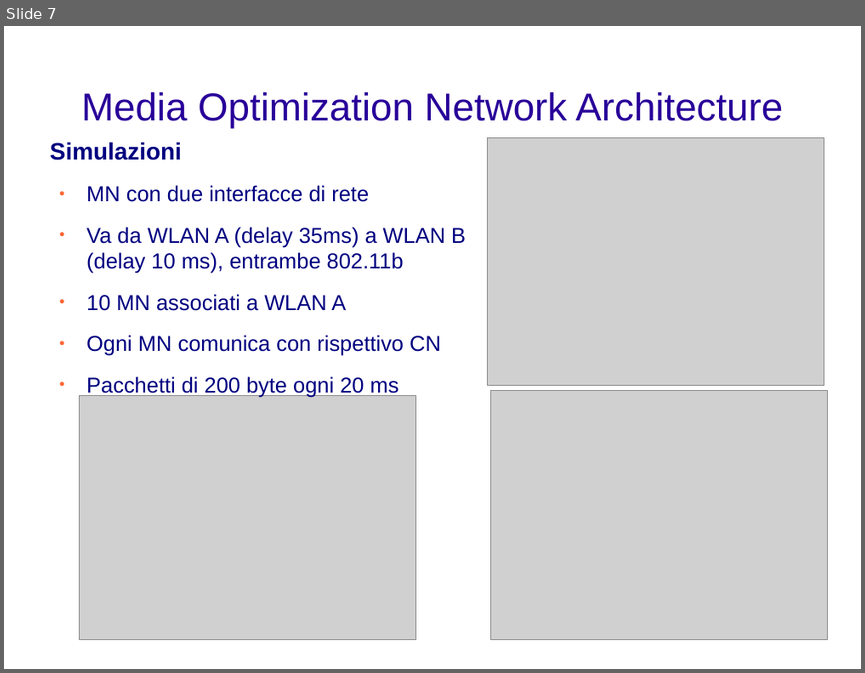
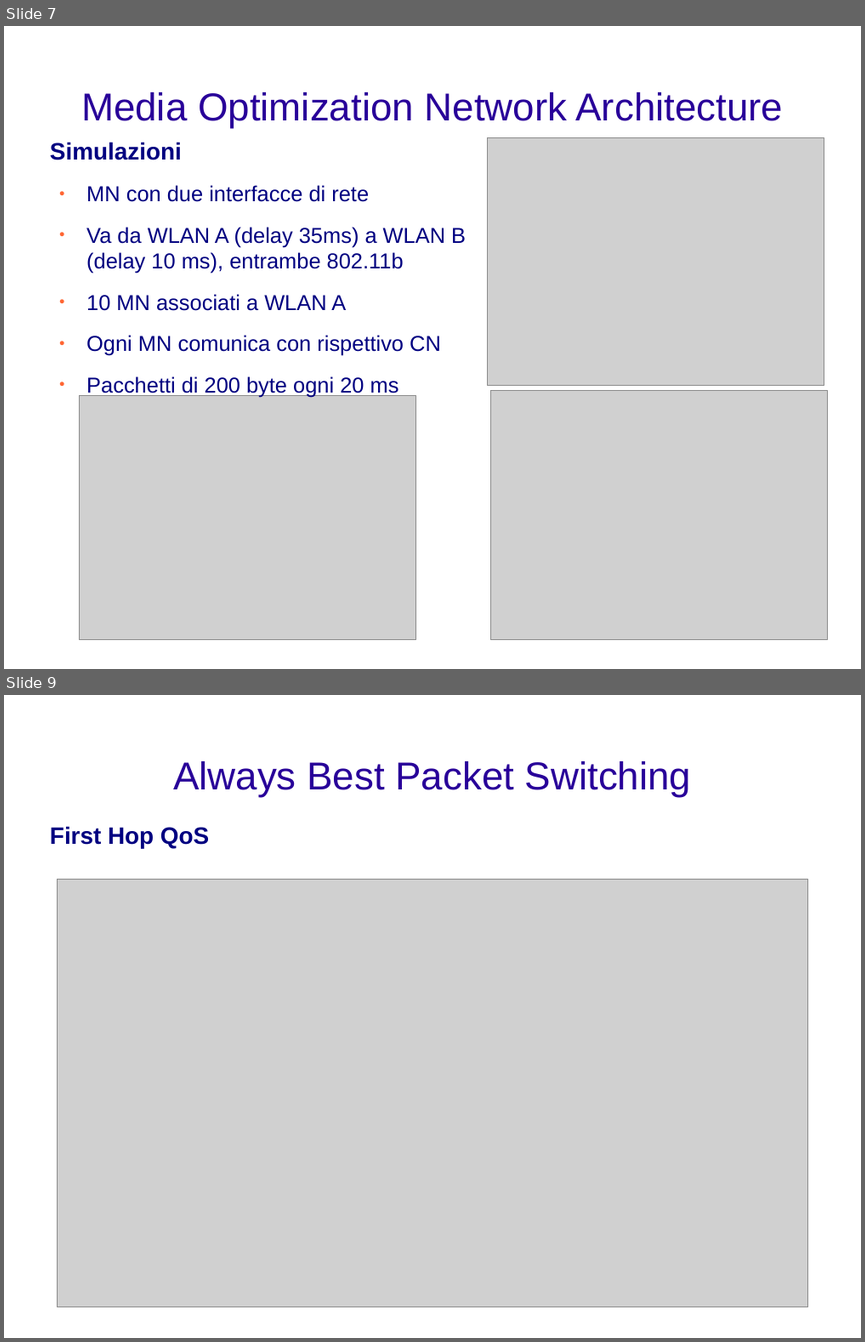
Before and after one commit to rjack/tesi-triennale, a slide deck: presentazione.odp. Shown one above the other, each under a label of ours: slide 7 before the commit, slides 7 and 9 after it; the slides between them are not shown. The pictures are 865x673 and 865x1342 pixels, drawn with LibreOffice and Linux fonts; fonts in the diff are those of the drawing; grey boxes stand for pictures; background and template pictures are left out. Boxes give left, top, right and bottom in pixels: in the first picture for what was removed or moved away, otherwise in the second. Text is boxed around its words. In the diff, an @@ line names an element or a change of style, - is before the commit and + after.

```diff
--- a/presentazione.odp
+++ b/presentazione.odp
@@ slide 9 added at <box>4,695,861,1338</box>, background picture (left out) @@
@@ title added at <box>173,761,692,797</box>, 36 pt, text #280099 @@
+Always Best Packet Switching
@@ text added at <box>50,826,209,848</box>, 22 pt, text #000080, bold @@
+First Hop QoS
@@ picture added at <box>57,879,807,1307</box> @@
```
Also in this commit, not shown: 4 slides changed, 2 other slides added, 3 slides removed.
